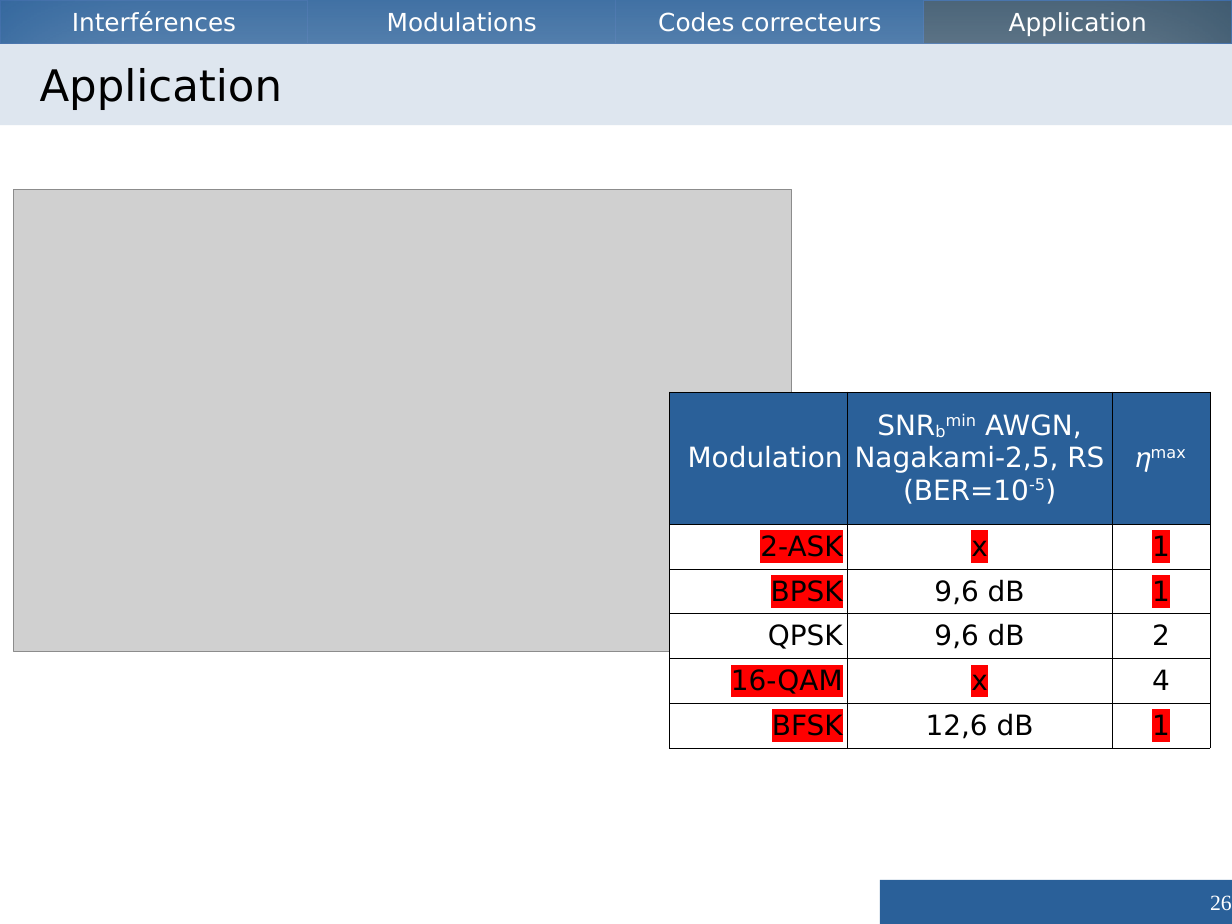
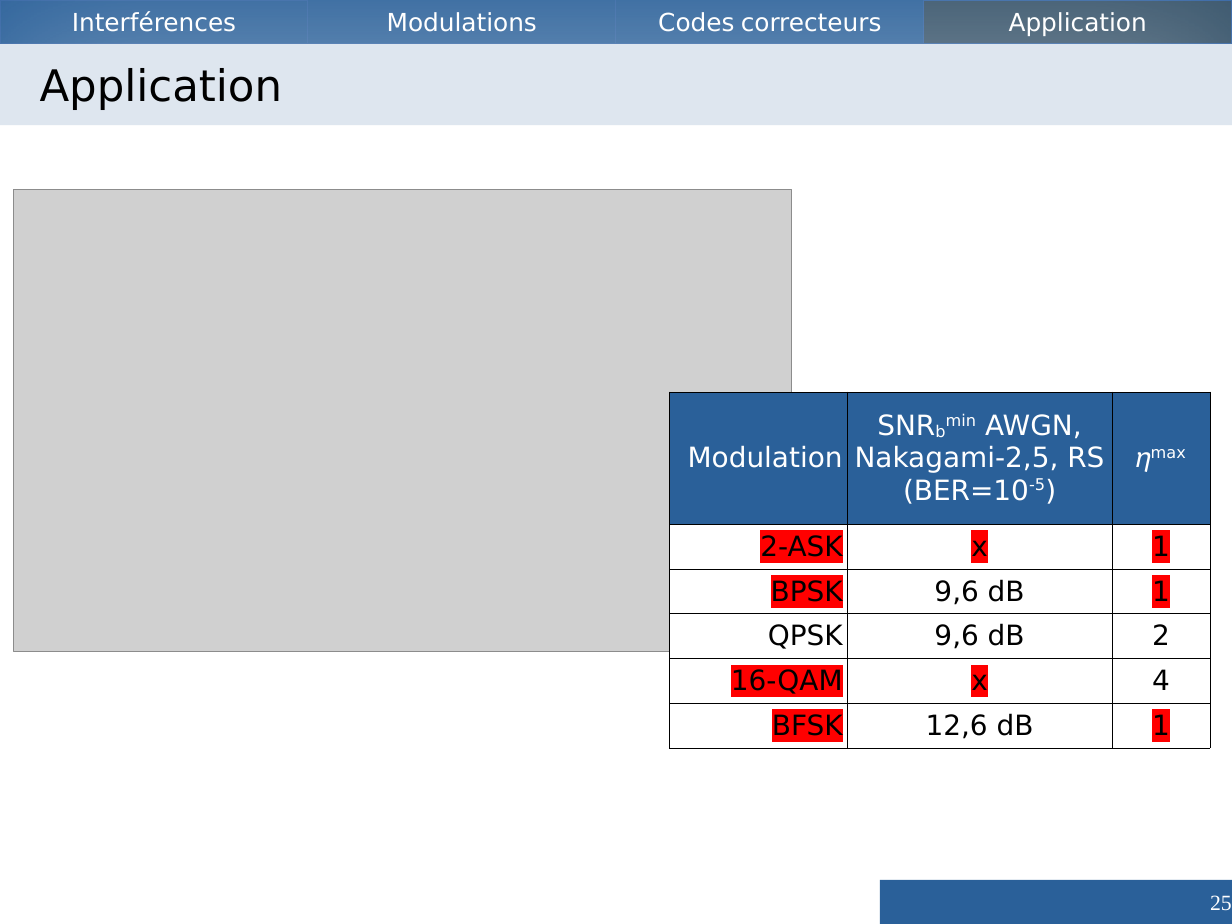
Before and after one commit to Vzrod/tipe, a slide deck: slide 25 of TIPE - Copie.odp (slide 26 before the commit). Drawn at 1232x924 pixels with LibreOffice and Linux fonts; fonts in the diff are those of the drawing; grey boxes stand for pictures. Boxes give left, top, right and bottom in pixels: in the first picture for what was removed or moved away, otherwise in the second. Text is boxed around its words. In the diff, an @@ line names an element or a change of style, - is before the commit and + after.

```diff
--- a/TIPE - Copie.odp
+++ b/TIPE - Copie.odp
@@ table at (670, 392, 1211, 743) @@
-row 1, column 2: SNRbmin AWGN, Nagakami-2,5, RS / (BER=10-5)
+row 1, column 2: SNRbmin AWGN, Nakagami-2,5, RS / (BER=10-5)
@@ page number at (1210, 895, 1232, 911): text changed @@
-26
+25
```
Also in this commit, not shown: 18 other slides changed, 1 slide removed, 5 other files.
